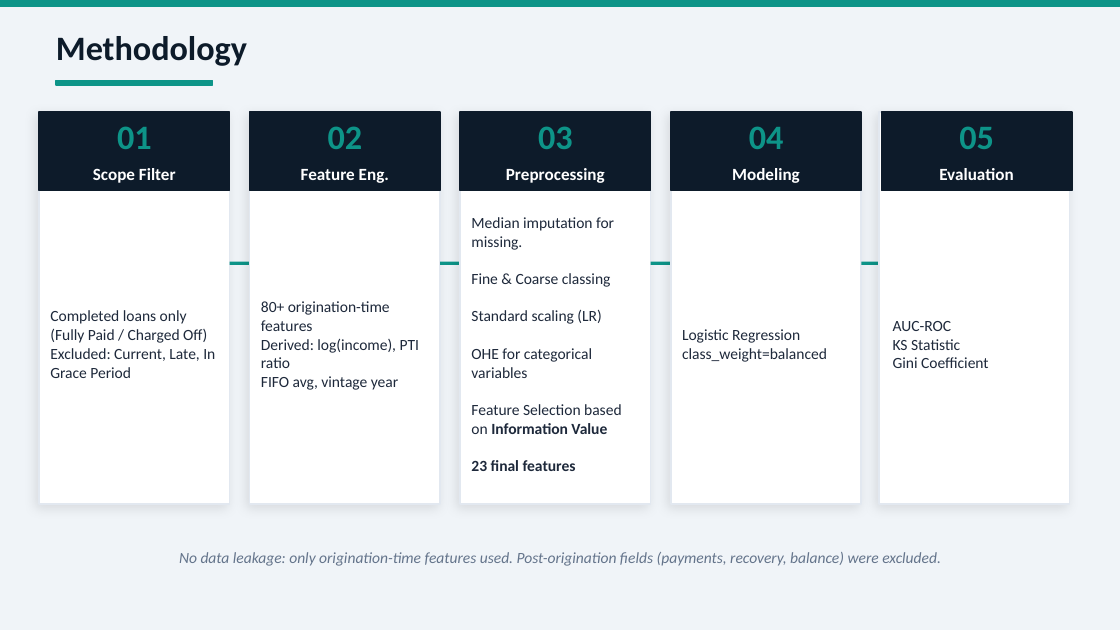
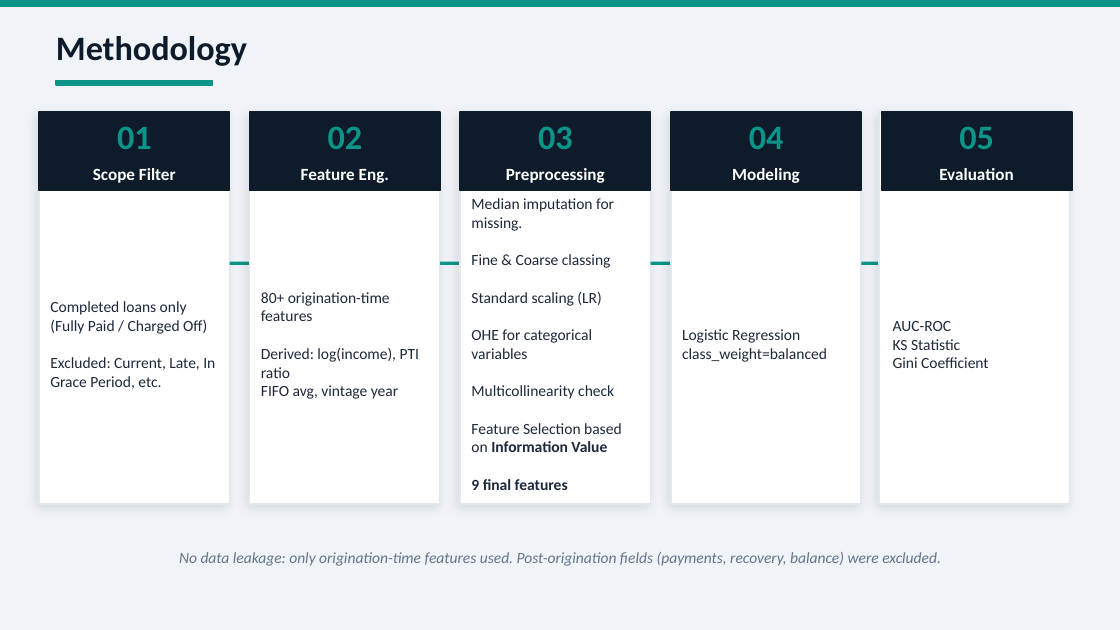
Before and after one commit to hxdong-genetics/Lending_Club_2007_2020_PD_Modeling, a slide deck: slide 3 of lending_club_pd_slides.pptx. Drawn at 1120x630 pixels with LibreOffice and Linux fonts; fonts in the diff are those of the drawing. Boxes give left, top, right and bottom in pixels: in the first picture for what was removed or moved away, otherwise in the second. Text is boxed around its words. In the diff, an @@ line names an element or a change of style, - is before the commit and + after.

```diff
--- a/lending_club_pd_slides.pptx
+++ b/lending_club_pd_slides.pptx
@@ text "80+ origination-time features" rewrapped from (x1=261, y1=301, x2=419, y2=390) to (x1=261, y1=292, x2=419, y2=399) @@
@@ text at (x1=50, y1=357, x2=215, y2=389): text changed @@
-Excluded: Current, Late, In Grace Period
+Excluded: Current, Late, In Grace Period, etc.
@@ text at (x1=471, y1=385, x2=614, y2=399): paragraph added @@
+Multicollinearity check
@@ text at (x1=471, y1=479, x2=568, y2=490): text changed @@
-23 final features
+9 final features
```
Also in this commit, not shown: 4 other slides changed, 1 other file.
